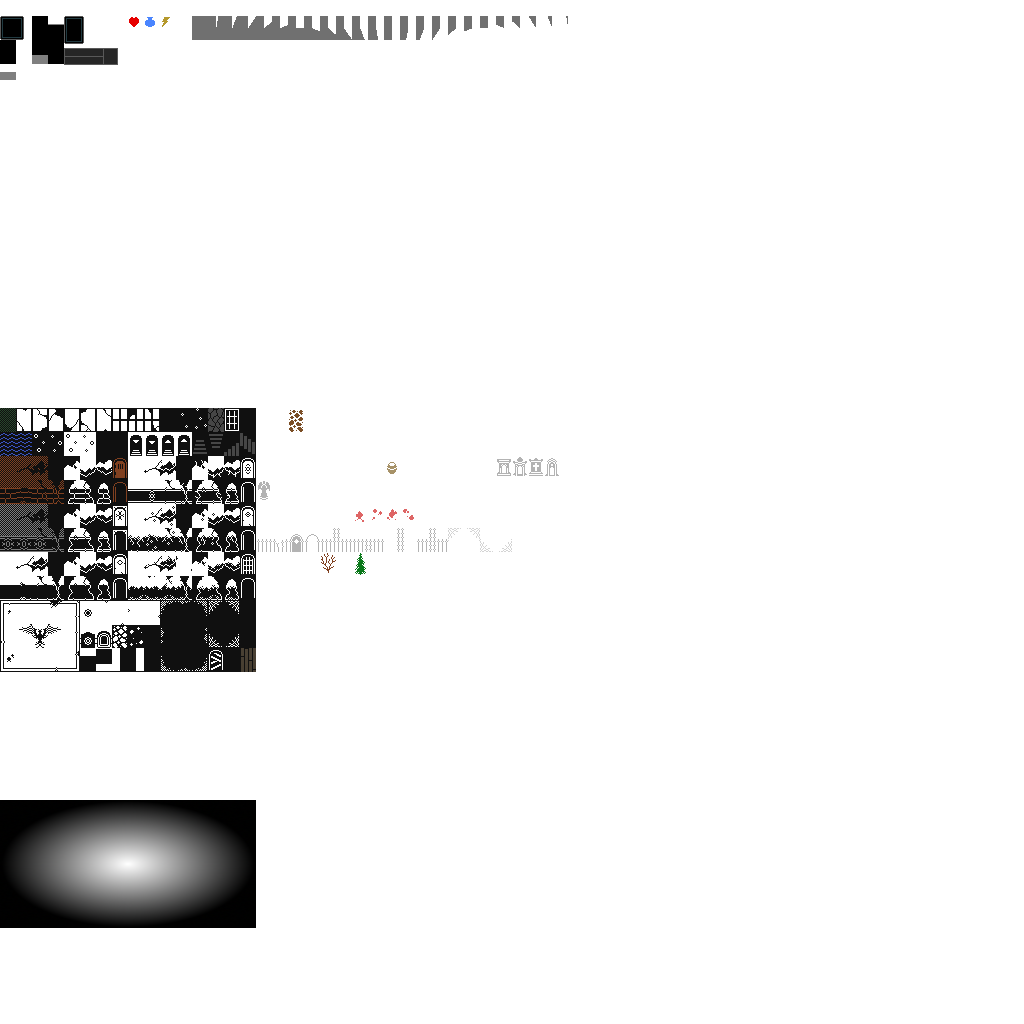
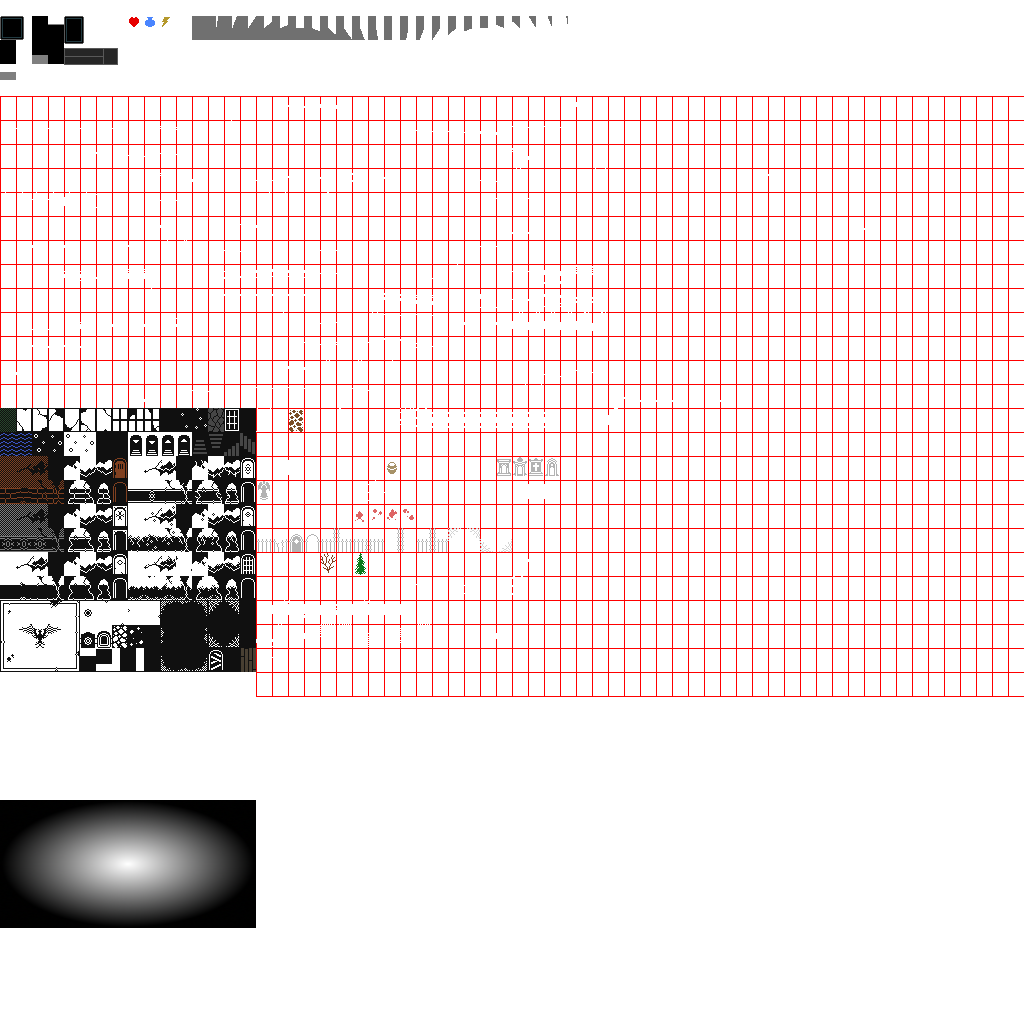
Comparing the layer stacks of the two w=1024, h=1024 images. Changes:
painted on "Layer" over box(608, 408, 639, 432)
added layer "Layer #1" over box(0, 96, 1024, 697)
